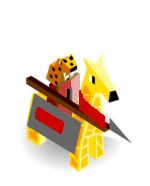
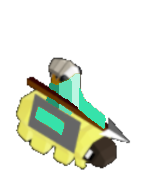
Layer changes from the first 150×186 image to the second:
hid "knight.png #14", painted on it over left=18, top=52, right=132, bottom=172
added layer "knight.png #15" above "knight.png #2" over left=15, top=57, right=131, bottom=170
